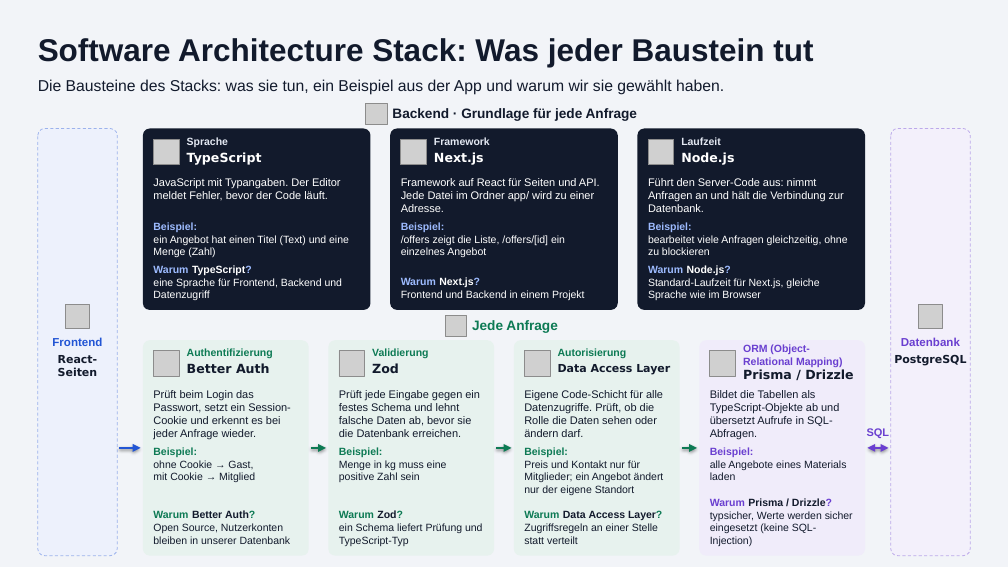
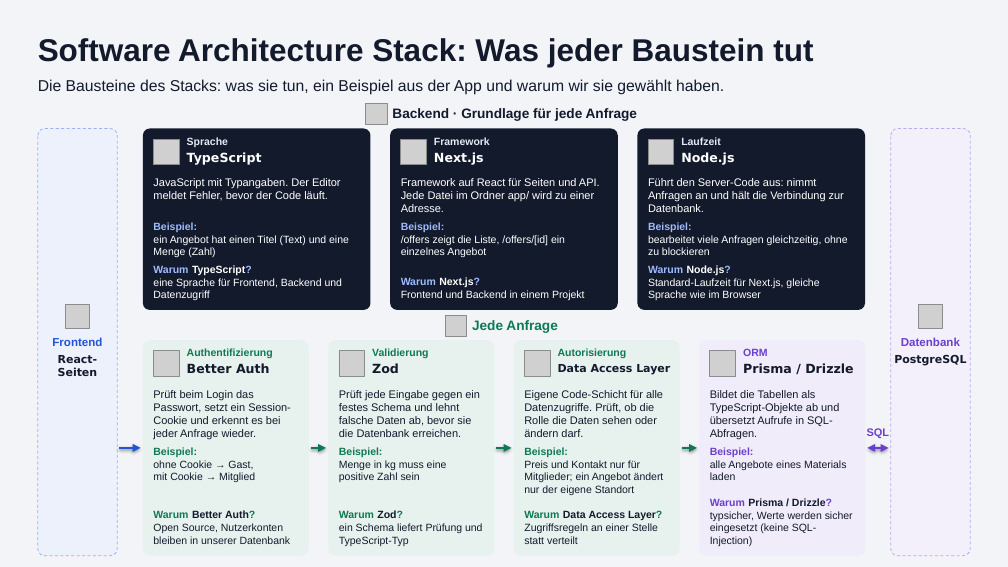
Before and after one commit to lu4k87/__project_applied_research, a slide deck: slide 2 of Praesentation/folien/App-Architektur.pptx. Drawn at 1008x567 pixels with LibreOffice and Linux fonts; fonts in the diff are those of the drawing; grey boxes stand for pictures. Boxes give left, top, right and bottom in pixels: in the first picture for what was removed or moved away, otherwise in the second. Text is boxed around its words. In the diff, an @@ line names an element or a change of style, - is before the commit and + after.

```diff
--- a/Praesentation/folien/App-Architektur.pptx
+++ b/Praesentation/folien/App-Architektur.pptx
@@ text at (x1=743, y1=349, x2=767, y2=356): text changed @@
-ORM (Object-
-Relational Mapping)
+ORM
@@ text "Prisma / Drizzle" moved from (x1=743, y1=369, x2=853, y2=379) to (x1=743, y1=363, x2=853, y2=373) @@
```
Also in this commit, not shown: 4 other files.
